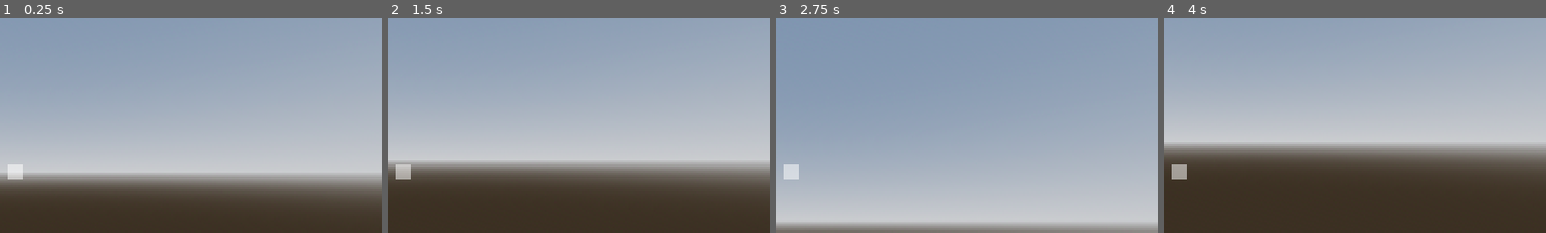
Above: before the commit, frames 1-4 (left to right).
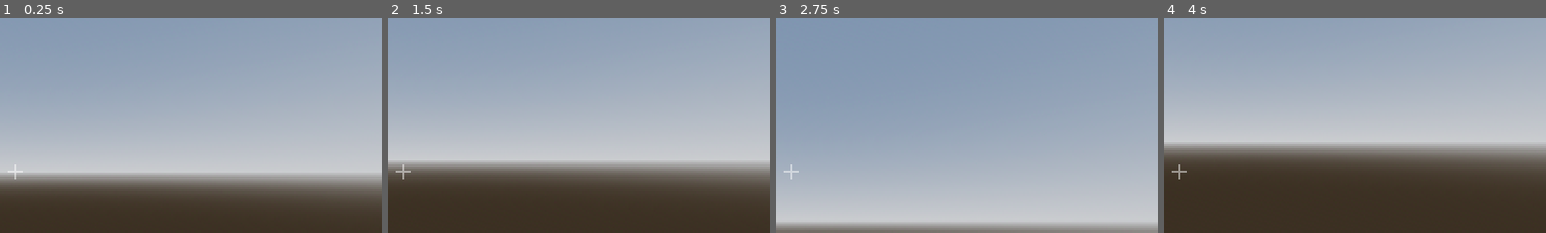
Above: after the commit, the same moments.

Repository: PixelSaver/PlacePixels
Game: Godot game, scene res://scriptsnscenes/main.tscn
The game is run twice, just before and just after one commit, with the same random seed, the same clock (stepped at 60 frames per second) and the same inputs.
Inputs (mouse positions are % of the whole screen's width and height, from its top left):
- Up to frame 1 (0.25 s): no input
- Up to frame 2 (1.5 s): tap Enter at 0.5 s; move the mouse to (55, 50) at 0.52 s; hold W (up) from 0.53 s (still down); click (55, 50) at 0.6 s; tap Space (jump) at 0.77 s; move the mouse to (45, 50) at 1.27 s; right-click (45, 50) at 1.35 s
- Up to frame 3 (2.75 s): keep holding W (up); tap Space (jump) at 1.52, 2 s; move the mouse to (52, 48) at 2.02 s; click (52, 48) at 2.1 s
- Up to frame 4 (4 s): keep holding W (up); tap Enter at 2.75 s; move the mouse to (49, 52) at 2.77 s; right-click (49, 52) at 2.85 s; tap Space (jump) at 3.02, 3.5, 3.77 s; move the mouse to (57, 51) at 3.52 s; click (57, 51) at 3.6 s
The pictures show only the part of the screen within x 48-98%, y 14-64%; the shares and areas given below are measured in that part.

The runs differ from the first frame. In frame 1, 0.2% of the frame differs, in the area x 2-6%, y 68-76%; in frame 2, 0.2%; in frame 3, 0.2%; in frame 4, 0.2%.

Commit message:
made my own crosshair

Diff:
--- a/scriptsnscenes/ui/ui.tscn
+++ b/scriptsnscenes/ui/ui.tscn
@@ -1,7 +1,8 @@
-[gd_scene load_steps=3 format=3 uid="uid://bpfttyvlreu3a"]
+[gd_scene load_steps=4 format=3 uid="uid://bpfttyvlreu3a"]
 
 [ext_resource type="Script" uid="uid://mrmx8c7gdlq8" path="res://scriptsnscenes/ui/ui.gd" id="1_nfa55"]
 [ext_resource type="Theme" uid="uid://6wph4wsx27ki" path="res://assets/theme.tres" id="2_qyfhn"]
+[ext_resource type="Texture2D" uid="uid://b42qygbwajarx" path="res://assets/images/homemade_crosshair.png" id="3_4tcmo"]
 
 [node name="UI" type="CanvasLayer" node_paths=PackedStringArray("fps_label")]
 script = ExtResource("1_nfa55")
@@ -25,9 +26,15 @@
 grow_vertical = 2
 
 [node name="ColorRect" type="ColorRect" parent="Control/CenterContainer"]
+visible = false
 custom_minimum_size = Vector2(30, 30)
 layout_mode = 2
 color = Color(1, 1, 1, 0.52156866)
+
+[node name="TextureRect" type="TextureRect" parent="Control/CenterContainer"]
+modulate = Color(1, 1, 1, 0.47058824)
+layout_mode = 2
+texture = ExtResource("3_4tcmo")
 
 [node name="RichTextLabel" type="RichTextLabel" parent="Control"]
 layout_mode = 0
Binary file added: assets/images/homemade_crosshair.aseprite
Binary file added: assets/images/homemade_crosshair.png
Not shown, added: assets/images/homemade_crosshair.png.import
